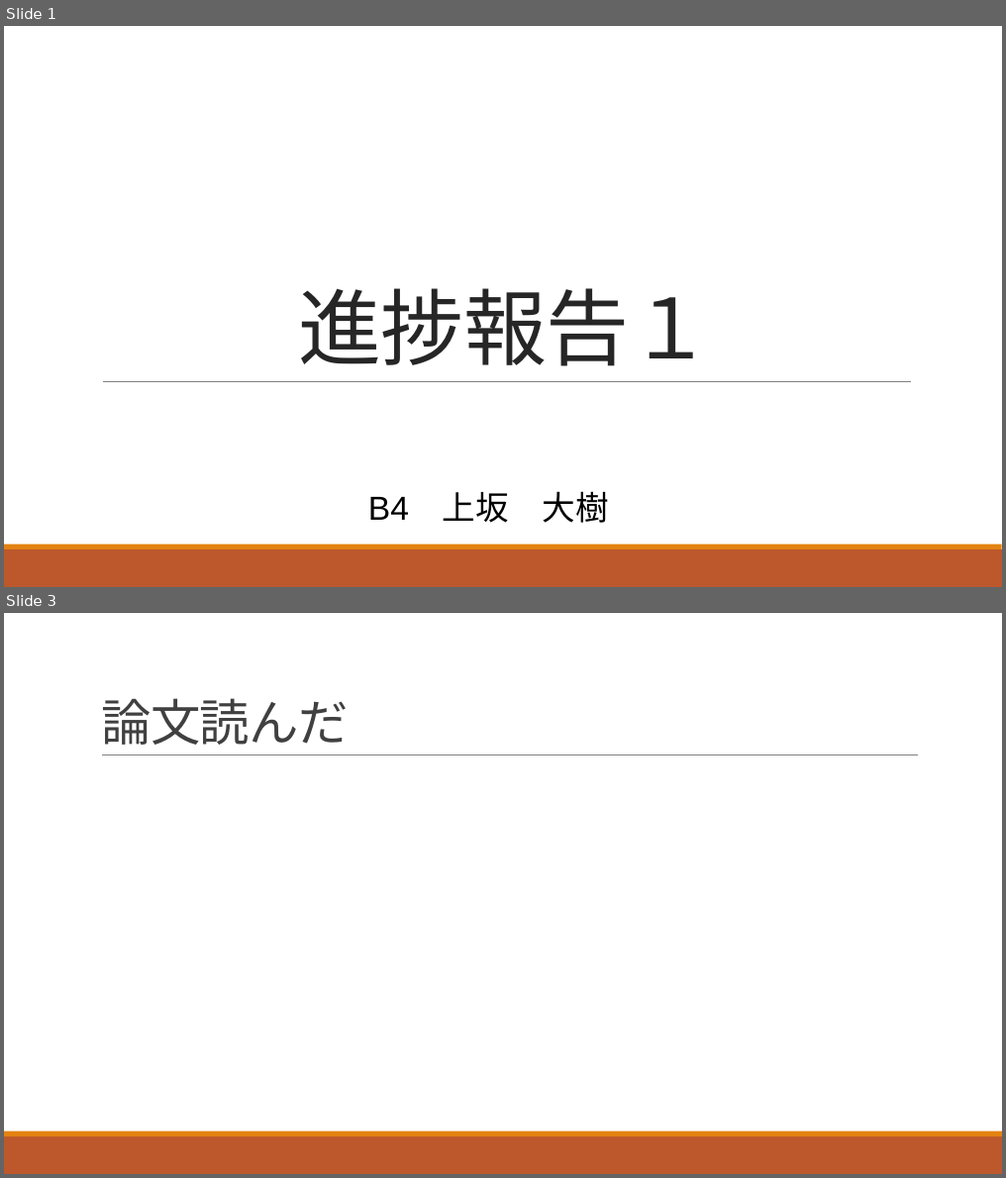
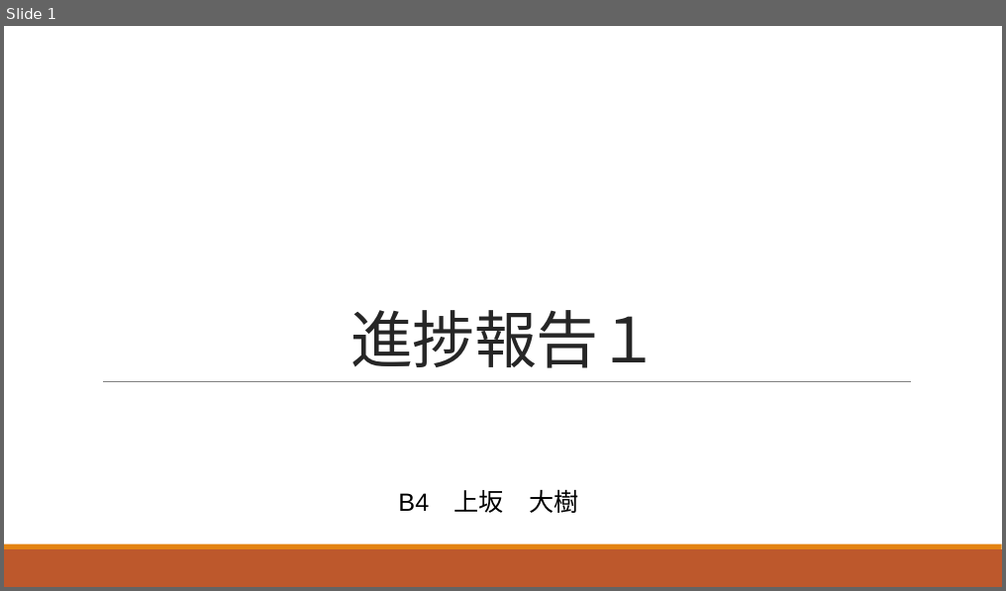
Before and after one commit to dhia-github/haselab-all, a slide deck: 20_発表資料/B4_上坂大樹_進捗報告１.pptx. Shown one above the other, each under a label of ours: slides 1 and 3 before the commit, slide 1 after it; the slides between them are not shown. The pictures are 1006x1178 and 1006x591 pixels, drawn with LibreOffice and Linux fonts; fonts in the diff are those of the drawing. Boxes give left, top, right and bottom in pixels: in the first picture for what was removed or moved away, otherwise in the second. Text is boxed around its words. In the diff, an @@ line names an element or a change of style, - is before the commit and + after.

```diff
--- a/20_発表資料/B4_上坂大樹_進捗報告１.pptx
+++ b/20_発表資料/B4_上坂大樹_進捗報告１.pptx
@@ slide 3 removed at box(4, 613, 1002, 1174), background #FFFFFF; not listed: 2 template elements that a slide beside it also shows @@
@@ title removed at box(101, 698, 349, 745) @@
-論文読んだ
@@ line removed from (102, 756) to (918, 756) @@
@@ slide 1 changed as well @@
@@ title "進捗報告１" at box(350, 310, 660, 369): size 80 to 60 pt @@
@@ text "B4 上坂 大樹" at box(398, 489, 578, 513): size 32 to 24 pt @@
```
Also in this commit, not shown: 2 other slides changed, 2 slides added, 2 other slides removed.
